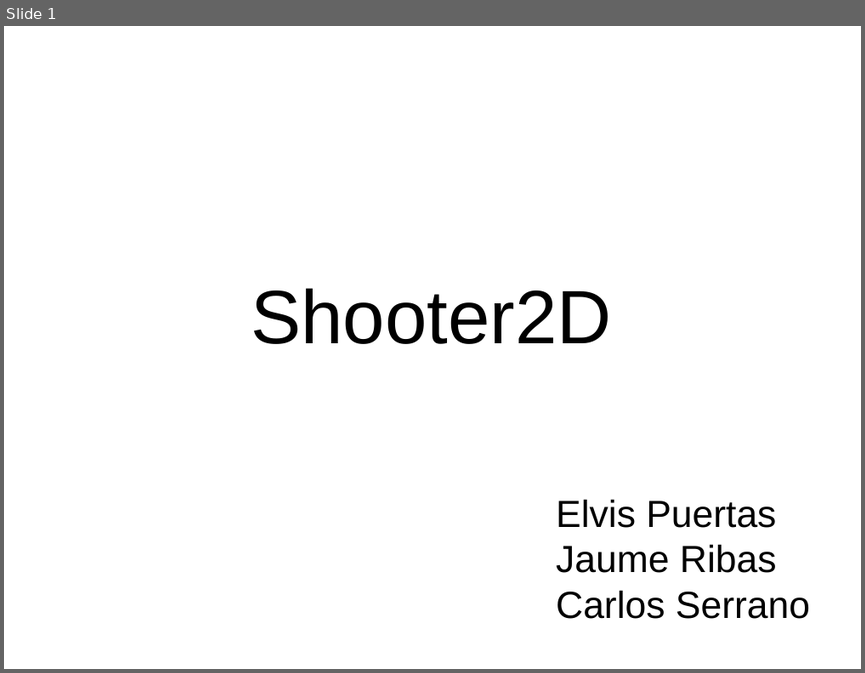
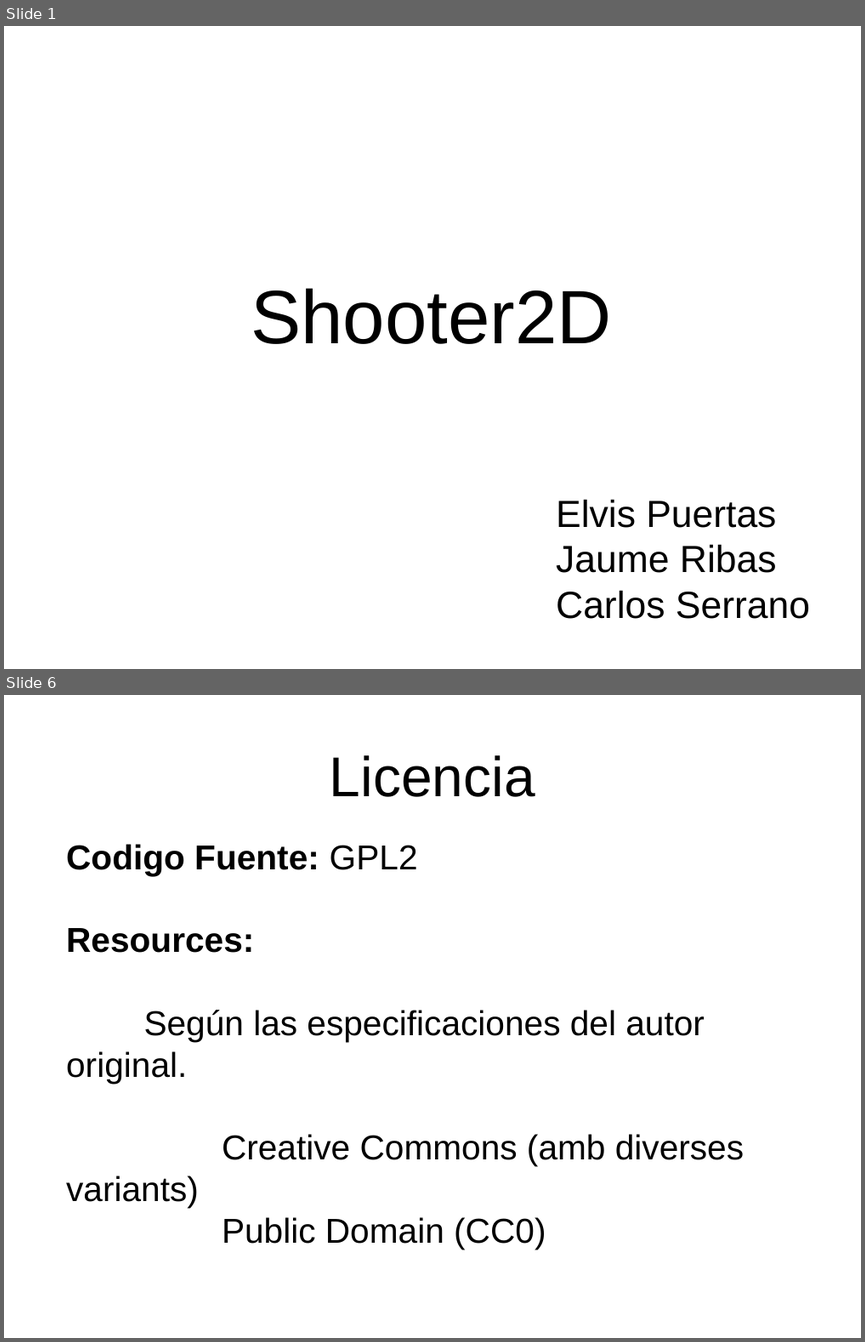
Before and after one commit to JaumeRibas/Shooter2D, a slide deck: Shooter2D/docs/presentacion/presentacion.odp. Shown one above the other, each under a label of ours: slide 1 before the commit, slides 1 and 6 after it; the slides between them are not shown. The pictures are 865x673 and 865x1342 pixels, drawn with LibreOffice and Linux fonts; fonts in the diff are those of the drawing; background and template pictures are left out. Boxes give left, top, right and bottom in pixels: in the first picture for what was removed or moved away, otherwise in the second. Text is boxed around its words. In the diff, an @@ line names an element or a change of style, - is before the commit and + after.

```diff
--- a/Shooter2D/docs/presentacion/presentacion.odp
+++ b/Shooter2D/docs/presentacion/presentacion.odp
@@ slide 6 added at (x1=4, y1=695, x2=861, y2=1338), background picture (left out) @@
@@ title added at (x1=330, y1=755, x2=535, y2=797), 51.9 pt, text #000000 @@
+Licencia
@@ subtitle added at (x1=66, y1=844, x2=744, y2=1248), 32 pt, text #000000 @@
+Codigo Fuente: GPL2
+Resources:
+Según las especificaciones del autor original.
+Creative Commons (amb diverses variants)
+Public Domain (CC0)
```
Also in this commit, not shown: 2 slides changed, 6 other slides added, 1 slide removed.
